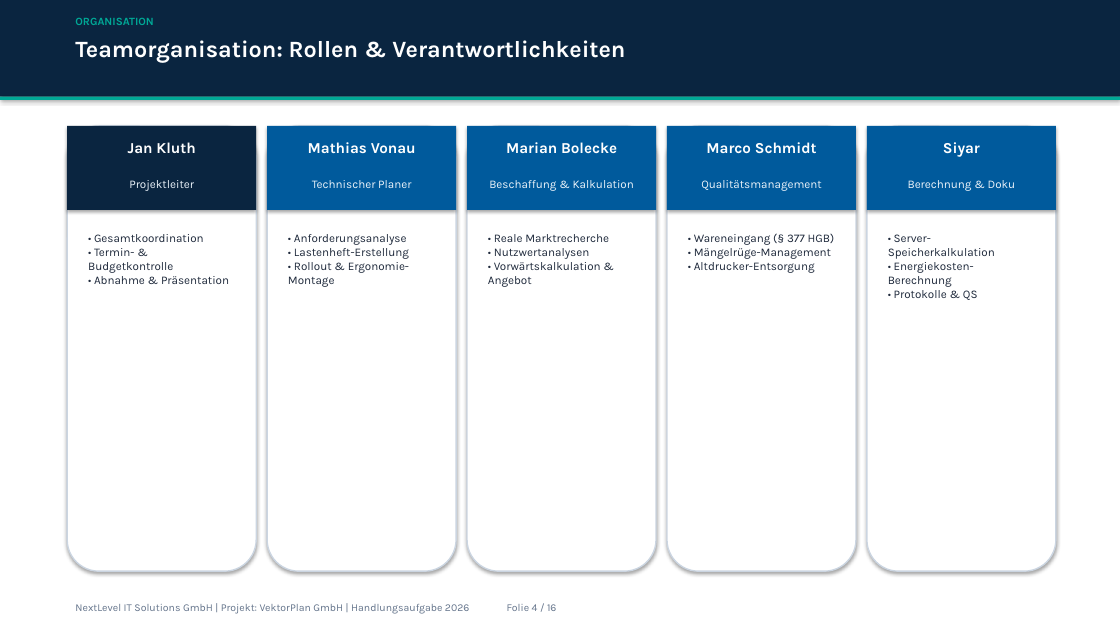
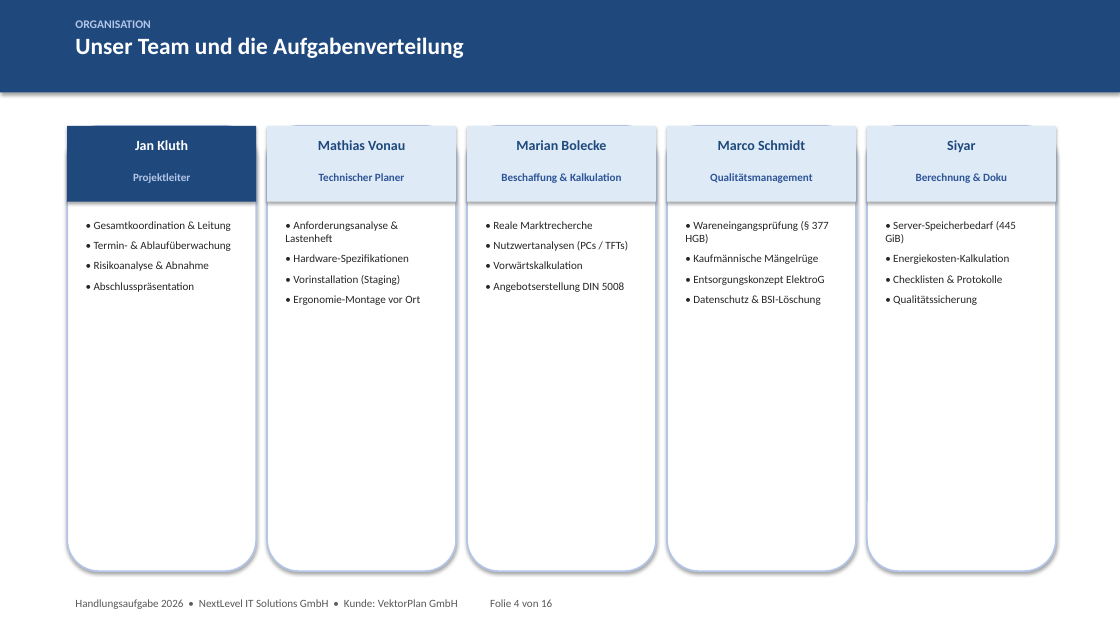
Before and after one commit to kluthjan/projekt_handlungsaufgabe, a slide deck: slide 4 of docs/08_Projektabschluss/Abschlusspraesentation_VektorPlan.pptx. Drawn at 1120x630 pixels with LibreOffice and Linux fonts; fonts in the diff are those of the drawing. Boxes give left, top, right and bottom in pixels: in the first picture for what was removed or moved away, otherwise in the second. Text is boxed around its words. In the diff, an @@ line names an element or a change of style, - is before the commit and + after.

Commit message:
Fix & Polish: Natürliches Schüler-Design ohne Textüberlauf in Excel und PowerPoint; Nutzwertanalysen mathematisch korrigiert (Gewinner matchen Score); Strukturplan und Netzplan mit vollem Text lesbar

```diff
--- a/docs/08_Projektabschluss/Abschlusspraesentation_VektorPlan.pptx
+++ b/docs/08_Projektabschluss/Abschlusspraesentation_VektorPlan.pptx
@@ rectangle: place and size @@
-rectangle at <box>0,0,1120,97</box>
+rectangle at <box>0,0,1120,92</box>
@@ rectangle at <box>0,0,1120,92</box>: fill #0A2540 to #1F497D @@
@@ text at <box>75,20,150,28</box>: size 9.5 to 10 pt, font Karla to Calibri, text colour #00A896 to #B4C6E7 in "ORGANISATION" @@
@@ text at <box>75,37,464,58</box>: paragraph added @@
+Unser Team und die Aufgabenverteilung
@@ text removed at <box>75,40,625,63</box> @@
-Teamorganisation: Rollen & Verantwortlichkeiten
@@ rectangle removed at <box>0,97,1120,100</box> @@
@@ text "Jan Kluth" at <box>135,140,188,150</box>: size 13 to 12 pt, font Karla to Calibri @@
@@ rectangle at <box>67,126,256,202</box>: fill #0A2540 to #1F497D @@
@@ rectangle: place and size @@
-rectangle at <box>67,126,256,210</box>
+rectangle at <box>67,126,256,202</box>
@@ rectangle: place and size @@
-rectangle at <box>267,126,456,210</box>
+rectangle at <box>267,126,456,202</box>
@@ rectangle: place and size @@
-rectangle at <box>467,126,656,210</box>
+rectangle at <box>467,126,656,202</box>
@@ rectangle: place and size @@
-rectangle at <box>667,126,856,210</box>
+rectangle at <box>667,126,856,202</box>
@@ size 13 to 12 pt, font Karla to Calibri, text colour #FFFFFF to #1F497D in 4 elements at <box>318,140,405,150</box>, <box>516,140,606,150</box>, <box>718,140,805,150</box>, <box>947,140,975,152</box> @@
@@ outline #CBD5E1 1.2 pt to #B4C6E7 1.5 pt in 5 elements at <box>67,126,256,571</box>, <box>267,126,456,571</box>, <box>467,126,656,571</box>, <box>667,126,856,571</box>, <box>867,126,1056,571</box> @@
@@ fill #005A9C to #DEEBF7 in 4 elements at <box>267,126,456,202</box>, <box>467,126,656,202</box>, <box>667,126,856,202</box>, <box>867,126,1056,202</box> @@
@@ rectangle: place and size @@
-rectangle at <box>867,126,1056,210</box>
+rectangle at <box>867,126,1056,202</box>
@@ text "Projektleiter" at <box>133,173,190,183</box>: size 10 to 9.5 pt, font Karla to Calibri, text colour #EBF3FA to #B4C6E7, bold on @@
@@ size 10 to 9.5 pt, font Karla to Calibri, text colour #EBF3FA to #2F5597, bold on in 4 elements at <box>319,173,404,181</box>, <box>501,173,622,183</box>, <box>710,173,812,183</box>, <box>916,173,1007,183</box> @@
@@ text at <box>94,221,231,292</box>: text changed; size 10 to 9.5 pt; font Karla to Calibri; text colour #1E293B to #262626 @@
-• Gesamtkoordination
-• Termin- & Budgetkontrolle
-• Abnahme & Präsentation
+• Gesamtkoordination & Leitung
+• Termin- & Ablaufüberwachung
+• Risikoanalyse & Abnahme
+• Abschlusspräsentation
@@ text at <box>285,221,420,305</box>: text changed; size 10 to 9.5 pt; font Karla to Calibri; text colour #1E293B to #262626 @@
-• Anforderungsanalyse
-• Lastenheft-Erstellung
-• Rollout & Ergonomie-Montage
+• Anforderungsanalyse & Lastenheft
+• Hardware-Spezifikationen
+• Vorinstallation (Staging)
+• Ergonomie-Montage vor Ort
@@ text "• Reale Marktrecherche": place and size @@
-text "• Reale Marktrecherche" at <box>488,234,609,287</box>
+text "• Reale Marktrecherche" at <box>493,221,628,292</box>
@@ text at <box>493,221,592,229</box>: size 10 to 9.5 pt, font Karla to Calibri, text colour #1E293B to #262626 in "• Reale Marktrecherche"; more space between paragraphs @@
@@ text at <box>685,221,829,305</box>: text changed; size 10 to 9.5 pt; font Karla to Calibri; text colour #1E293B to #262626 @@
-• Wareneingang (§ 377 HGB)
-• Mängelrüge-Management
-• Altdrucker-Entsorgung
+• Wareneingangsprüfung (§ 377 HGB)
+• Kaufmännische Mängelrüge
+• Entsorgungskonzept ElektroG
+• Datenschutz & BSI-Löschung
@@ text at <box>885,221,1016,305</box>: text changed; size 10 to 9.5 pt; font Karla to Calibri; text colour #1E293B to #262626 @@
-• Server-Speicherkalkulation
-• Energiekosten-Berechnung
-• Protokolle & QS
+• Server-Speicherbedarf (445 GiB)
+• Energiekosten-Kalkulation
+• Checklisten & Protokolle
+• Qualitätssicherung
@@ text at <box>493,241,628,292</box>: text changed; size 10 to 9.5 pt; font Karla to Calibri; text colour #1E293B to #262626 @@
-• Nutzwertanalysen
-• Vorwärtskalkulation & Angebot
+• Nutzwertanalysen (PCs / TFTs)
+• Vorwärtskalkulation
+• Angebotserstellung DIN 5008
@@ text at <box>75,599,552,609</box>: text changed; size 9 to 9.5 pt; font Karla to Calibri; text colour #64748B to #595959 @@
-NextLevel IT Solutions GmbH | Projekt: VektorPlan GmbH | Handlungsaufgabe 2026 Folie 4 / 16
+Handlungsaufgabe 2026 • NextLevel IT Solutions GmbH • Kunde: VektorPlan GmbH Folie 4 von 16
```
Also in this commit, not shown: 12 other slides changed, 3 slides added, 3 slides removed, 4 other files.
